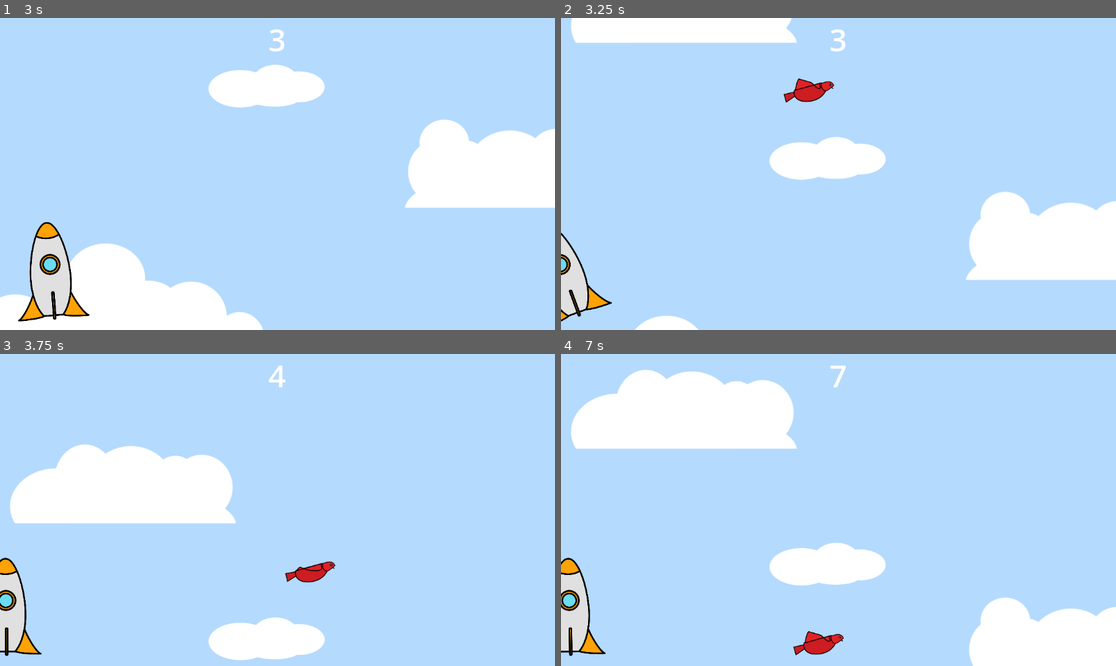
Above: before the commit, frames 1-4 (two rows, left to right).
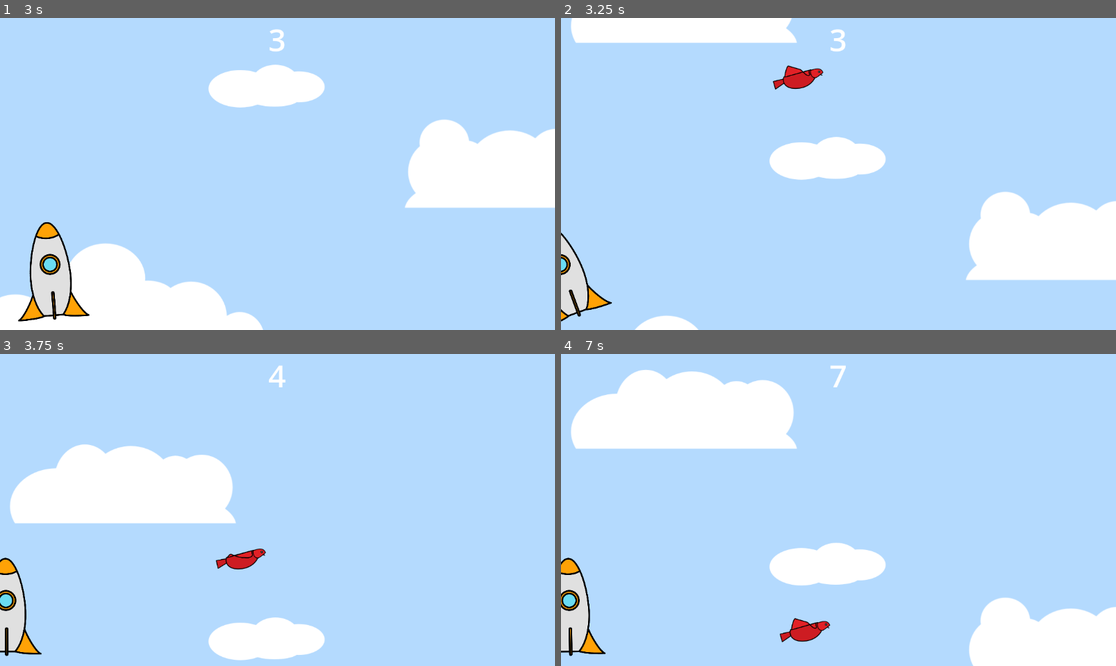
Above: after the commit, the same moments.

Repository: Ranger-NF/BlastOff
Game: Godot game, scene res://main.tscn
The game is run twice, just before and just after one commit, with the same random seed, the same clock (stepped at 60 frames per second) and the same inputs.
Inputs (mouse positions are in pixels of both pictures, inside the frame that each line leads up to):
- Up to frame 1 (3 s): move the mouse to (399, 158) at 0.52 s; click (399, 158) at 0.67 s; drag from (166, 189) to (283, 270) at 1.27 s; move the mouse to (333, 105) at 2.02 s; click (333, 105) at 2.17 s; drag from (249, 236) to (111, 127) at 2.77 s
- Up to frame 2 (3.25 s): no input
- Up to frame 3 (3.75 s): move the mouse to (444, 556) at 3.52 s; click (444, 556) at 3.67 s
- Up to frame 4 (7 s): drag from (672, 463) to (566, 606) at 4.27 s; move the mouse to (866, 510) at 5.02 s; click (866, 510) at 5.17 s; drag from (755, 432) to (727, 525) at 5.77 s; move the mouse to (960, 494) at 6.52 s; click (960, 494) at 6.67 s

Frame 1 is identical in both runs. In frame 2, 0.7% of the frame differs, in the area x 38-50%, y 15-28%; in frame 3, 0.7%; in frame 4, 0.8%, in the area x 39-51%, y 84-97%.

Commit message:
Fixed scripts and inheritance 📜

Diff:
--- /dev/null
+++ b/Enemies/Birds/Bird.gd
@@ -0,0 +1,4 @@
+extends "res://Enemies/Obstacle.gd"
+
+func get_group_spawn_points() -> void:
+    pass
--- a/Enemies/Birds/Bird.tscn
+++ b/Enemies/Birds/Bird.tscn
@@ -1,7 +1,8 @@
-[gd_scene load_steps=11 format=3 uid="uid://c1quod1k2hh1j"]
+[gd_scene load_steps=12 format=3 uid="uid://c1quod1k2hh1j"]
 
 [ext_resource type="PackedScene" uid="uid://c7xy671srn8rt" path="res://Enemies/Obstacle.tscn" id="1_cgdr0"]
 [ext_resource type="Texture2D" uid="uid://kr8ni565sxwv" path="res://Enemies/Birds/birds.png" id="2_1s2n1"]
+[ext_resource type="Script" path="res://Enemies/Birds/Bird.gd" id="2_5ajeh"]
 
 [sub_resource type="AtlasTexture" id="AtlasTexture_xrtpb"]
 atlas = ExtResource("2_1s2n1")
@@ -61,7 +62,7 @@
 }]
 
 [node name="Bird" instance=ExtResource("1_cgdr0")]
-metadata/_edit_vertical_guides_ = [-56.0]
+script = ExtResource("2_5ajeh")
 
 [node name="AnimatedSprite2D" parent="." index="1"]
 scale = Vector2(0.6, 0.6)
@@ -71,4 +72,5 @@
 
 [node name="CollisionShape2D" parent="." index="2"]
 visible = true
-position = Vector2(13, 13)
+position = Vector2(6, -11)
+rotation = 1.2977
--- /dev/null
+++ b/Enemies/Obstacle.gd
@@ -0,0 +1,60 @@
+class_name Obstacle
+extends Area2D
+
+@export var acceleration = 30
+@export var can_be_grouped: bool = false
+
+var can_move: bool = false
+var move_vec: Vector2 = Vector2.ZERO
+
+enum {
+    LEFT,
+    RIGHT
+}
+
+# For objects that move across the screen
+@export var horizontal_speed: float = 0 # Should be constant speed
+
+var direction_to_move: int # Left or Right
+
+func _ready() -> void:
+    can_move = true
+    horizontal_speed = randf_range(0, 10) # Randomize
+
+    var horizontal_screen_size = get_viewport_rect().size.x
+    if horizontal_speed != 0 and self.position.x > (horizontal_screen_size / 2): # If on the right side move to left
+        direction_to_move = LEFT
+    else:
+        direction_to_move = RIGHT
+
+func free_fall(delta) -> void:
+    move_vec.y = (GameManager.rocket_speed * delta)
+
+    self.position.y += move_vec.y
+
+func _physics_process(delta: float) -> void:
+    if not can_move:
+        return
+
+    free_fall(delta)
+    if not horizontal_speed == 0:
+
+        match direction_to_move:
+            RIGHT:
+                move_vec.x += (horizontal_speed * delta)
+                $AnimatedSprite2D.flip_h = false
+            LEFT:
+                move_vec.x += -1 * (horizontal_speed * delta) # Make it move to left side (-ve x)
+                $AnimatedSprite2D.flip_h = true
+
+        move_vec.x = limit_speed(move_vec.x, horizontal_speed)
+        self.position.x += move_vec.x
+
+func limit_speed(current_speed: float, max_speed: float) -> float:
+    if current_speed > max_speed:
+        return max_speed
+    else:
+        return current_speed
+
+func _on_visible_on_screen_notifier_2d_screen_exited() -> void:
+    queue_free()
--- a/Enemies/Obstacle.tscn
+++ b/Enemies/Obstacle.tscn
@@ -1,65 +1,6 @@
 [gd_scene load_steps=3 format=3 uid="uid://c7xy671srn8rt"]
 
-[sub_resource type="GDScript" id="GDScript_ymkuq"]
-script/source = "extends Area2D
-
-@export var acceleration = 30
-
-var can_move: bool = false
-var move_vec: Vector2 = Vector2.ZERO
-
-enum {
-    LEFT,
-    RIGHT
-}
-
-# For objects that move across the screen
-@export var horizontal_speed: float = 0 # Should be constant speed
-
-var direction_to_move: int # Left or Right
-
-func _ready() -> void:
-    can_move = true
-    horizontal_speed = randf_range(0, 10) # Randomize
-
-    var horizontal_screen_size = get_viewport_rect().size.x
-    if horizontal_speed != 0 and self.position.x > (horizontal_screen_size / 2): # If on the right side move to left
-        direction_to_move = LEFT
-    else:
-        direction_to_move = RIGHT
-
-func free_fall(delta) -> void:
-    move_vec.y = (GameManager.rocket_speed * delta)
-
-    self.position.y += move_vec.y
-
-func _physics_process(delta: float) -> void:
-    if not can_move:
-        return
-
-    free_fall(delta)
-    if not horizontal_speed == 0:
-
-        match direction_to_move:
-            RIGHT:
-                move_vec.x += (horizontal_speed * delta)
-                $AnimatedSprite2D.flip_h = false
-            LEFT:
-                move_vec.x += -1 * (horizontal_speed * delta) # Make it move to left side (-ve x)
-                $AnimatedSprite2D.flip_h = true
-
-        move_vec.x = limit_speed(move_vec.x, horizontal_speed)
-        self.position.x += move_vec.x
-
-func limit_speed(current_speed: float, max_speed: float) -> float:
-    if current_speed > max_speed:
-        return max_speed
-    else:
-        return current_speed
-
-func _on_visible_on_screen_notifier_2d_screen_exited() -> void:
-    queue_free()
-"
+[ext_resource type="Script" path="res://Enemies/Obstacle.gd" id="1_ufpf4"]
 
 [sub_resource type="CapsuleShape2D" id="CapsuleShape2D_ft1ud"]
 radius = 15.442
@@ -67,12 +8,11 @@
 
 [node name="Obstacle" type="Area2D" groups=["obstacles"]]
 collision_mask = 2
-script = SubResource("GDScript_ymkuq")
+script = ExtResource("1_ufpf4")
 
 [node name="VisibleOnScreenNotifier2D" type="VisibleOnScreenNotifier2D" parent="."]
 
 [node name="AnimatedSprite2D" type="AnimatedSprite2D" parent="."]
-position = Vector2(8, 27)
 
 [node name="CollisionShape2D" type="CollisionShape2D" parent="."]
 visible = false
